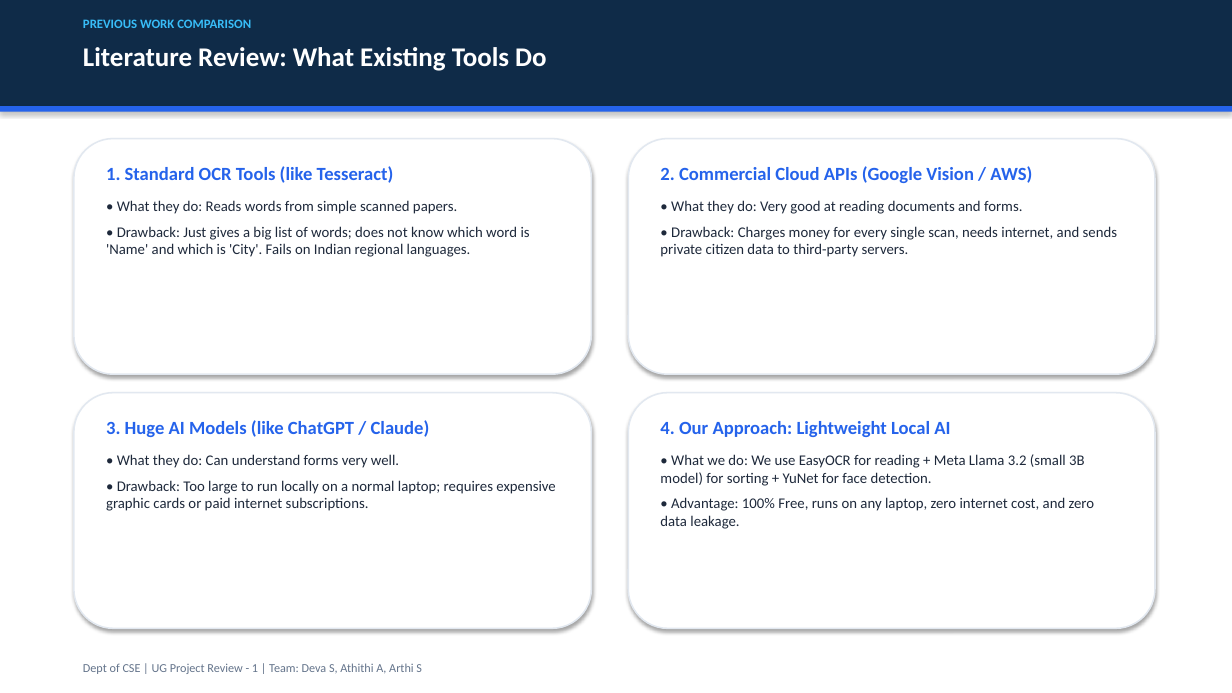
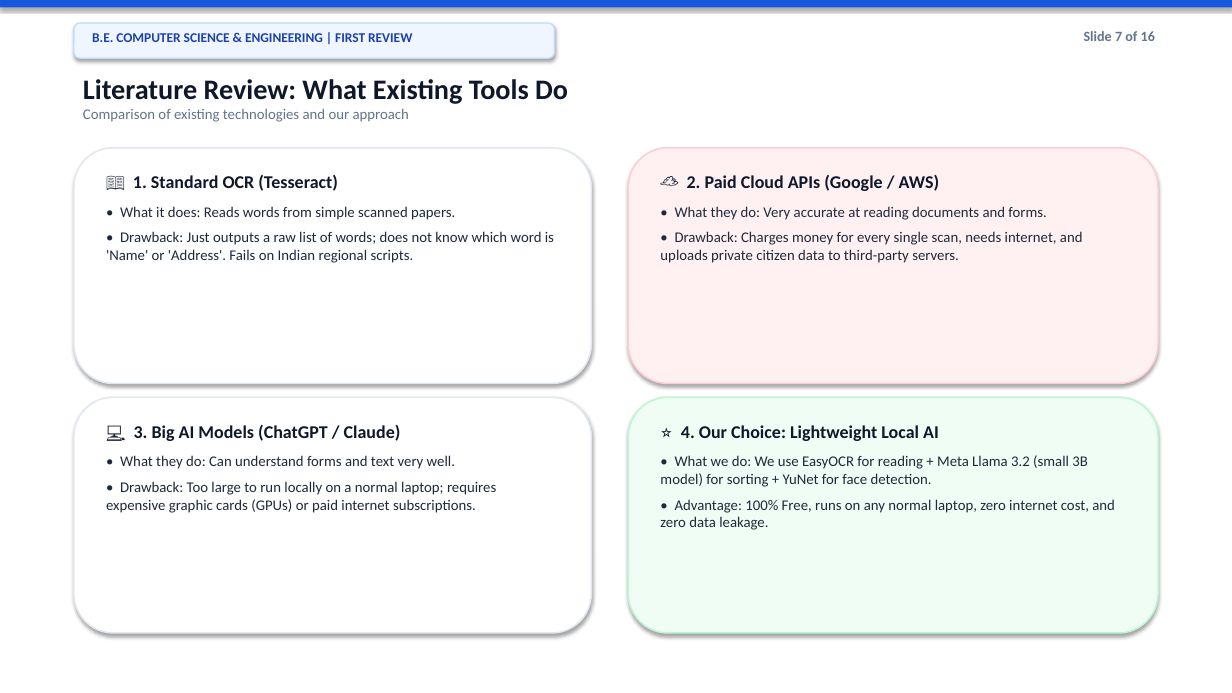
Before and after one commit to deva-2006/govtAutofill, a slide deck: slide 7 of First_Review_UG_Project_Presentation.pptx. Drawn at 1232x693 pixels with LibreOffice and Linux fonts; fonts in the diff are those of the drawing. Boxes give left, top, right and bottom in pixels: in the first picture for what was removed or moved away, otherwise in the second. Text is boxed around its words. In the diff, an @@ line names an element or a change of style, - is before the commit and + after.

Commit message:
Update presentation template to match clean modern card visual inspiration with simple words

```diff
--- a/First_Review_UG_Project_Presentation.pptx
+++ b/First_Review_UG_Project_Presentation.pptx
@@ rectangle resized from (x1=0, y1=0, x2=1232, y2=106) to (x1=0, y1=0, x2=1232, y2=7) @@
@@ rectangle at (x1=0, y1=0, x2=1232, y2=7): fill #0F2B48 to #1A56DB @@
@@ rounded rectangle added at (x1=74, y1=23, x2=555, y2=58), fill #EFF6FF, outline #BFDBFE 1 pt @@
@@ text removed at (x1=83, y1=19, x2=251, y2=28) @@
-PREVIOUS WORK COMPARISON
@@ text added at (x1=92, y1=33, x2=412, y2=42), 10.5 pt, text #1E40AF, bold @@
+B.E. COMPUTER SCIENCE & ENGINEERING | FIRST REVIEW
@@ text added at (x1=1084, y1=31, x2=1155, y2=41), 11 pt, text #64748B, bold @@
+Slide 7 of 16
@@ text "Literature Review: What Existing Tools ..." moved from (x1=83, y1=47, x2=546, y2=71) to (x1=83, y1=79, x2=568, y2=122) @@
@@ text at (x1=83, y1=79, x2=568, y2=104): size 21 to 22 pt, text colour #FFFFFF to #0F172A in "Literature Review: What Existing Tools Do" @@
@@ rectangle removed at (x1=0, y1=106, x2=1232, y2=112) @@
@@ text at (x1=83, y1=109, x2=409, y2=122): paragraph added @@
+Comparison of existing technologies and our approach
@@ rounded rectangle moved from (x1=74, y1=139, x2=592, y2=374) to (x1=74, y1=148, x2=592, y2=384) @@
@@ rounded rectangle moved from (x1=628, y1=139, x2=1155, y2=374) to (x1=628, y1=148, x2=1158, y2=384) @@
@@ rounded rectangle at (x1=628, y1=148, x2=1158, y2=384): fill #FFFFFF to #FFF1F2; outline #E2E8F0 1.2 pt to #FECDD3 1.2 pt @@
@@ text at (x1=106, y1=175, x2=554, y2=263): text changed @@
-1. Standard OCR Tools (like Tesseract)
-• What they do: Reads words from simple scanned papers.
-• Drawback: Just gives a big list of words; does not know which word is 'Name' and which is 'City'. Fails on Indian regional languages.
+📖 1. Standard OCR (Tesseract)
+• What it does: Reads words from simple scanned papers.
+• Drawback: Just outputs a raw list of words; does not know which word is 'Name' or 'Address'. Fails on Indian regional scripts.
@@ text at (x1=660, y1=175, x2=1083, y2=263): text changed @@
-2. Commercial Cloud APIs (Google Vision / AWS)
-• What they do: Very good at reading documents and forms.
-• Drawback: Charges money for every single scan, needs internet, and sends private citizen data to third-party servers.
+☁️ 2. Paid Cloud APIs (Google / AWS)
+• What they do: Very accurate at reading documents and forms.
+• Drawback: Charges money for every single scan, needs internet, and uploads private citizen data to third-party servers.
@@ rounded rectangle moved from (x1=74, y1=393, x2=592, y2=628) to (x1=74, y1=397, x2=592, y2=633) @@
@@ rounded rectangle moved from (x1=628, y1=393, x2=1155, y2=628) to (x1=628, y1=397, x2=1158, y2=633) @@
@@ rounded rectangle at (x1=628, y1=397, x2=1158, y2=633): fill #FFFFFF to #F0FDF4; outline #E2E8F0 1.2 pt to #BBF7D0 1.2 pt @@
@@ text at (x1=106, y1=425, x2=496, y2=513): text changed @@
-3. Huge AI Models (like ChatGPT / Claude)
-• What they do: Can understand forms very well.
-• Drawback: Too large to run locally on a normal laptop; requires expensive graphic cards or paid internet subscriptions.
+💻 3. Big AI Models (ChatGPT / Claude)
+• What they do: Can understand forms and text very well.
+• Drawback: Too large to run locally on a normal laptop; requires expensive graphic cards (GPUs) or paid internet subscriptions.
@@ text at (x1=681, y1=425, x2=939, y2=441): text changed; size 14.5 to 14 pt; text colour #2563EB to #0F172A @@
-4. Our Approach: Lightweight Local AI
+⭐ 4. Our Choice: Lightweight Local AI
@@ text at (x1=660, y1=499, x2=1115, y2=530): text changed @@
-• Advantage: 100% Free, runs on any laptop, zero internet cost, and zero data leakage.
+• Advantage: 100% Free, runs on any normal laptop, zero internet cost, and zero data leakage.
@@ text removed at (x1=83, y1=663, x2=422, y2=674) @@
-Dept of CSE | UG Project Review - 1 | Team: Deva S, Athithi A, Arthi S
```
Also in this commit, not shown: 14 other slides changed, 1 slide added, 1 slide removed, 1 other file.
